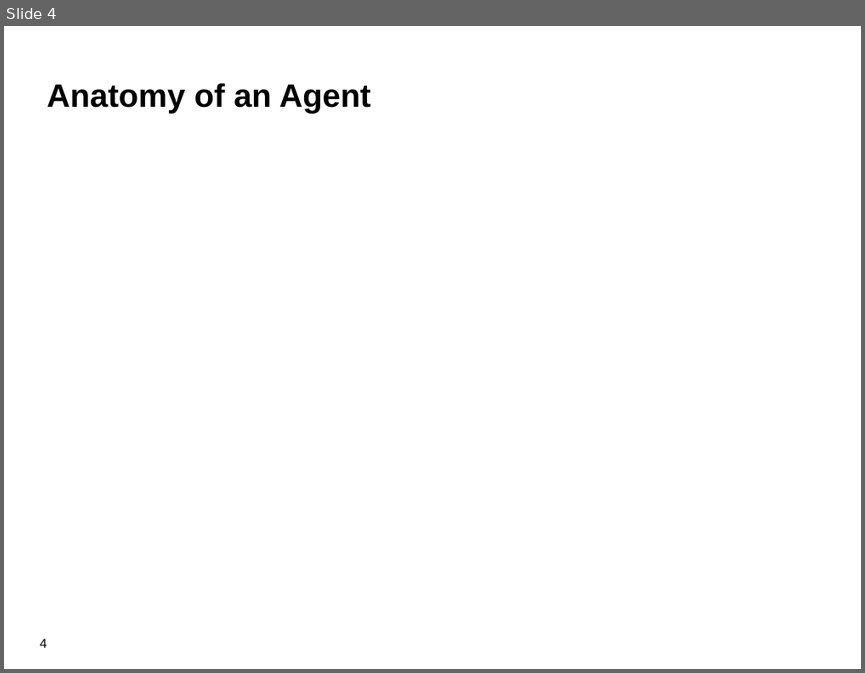
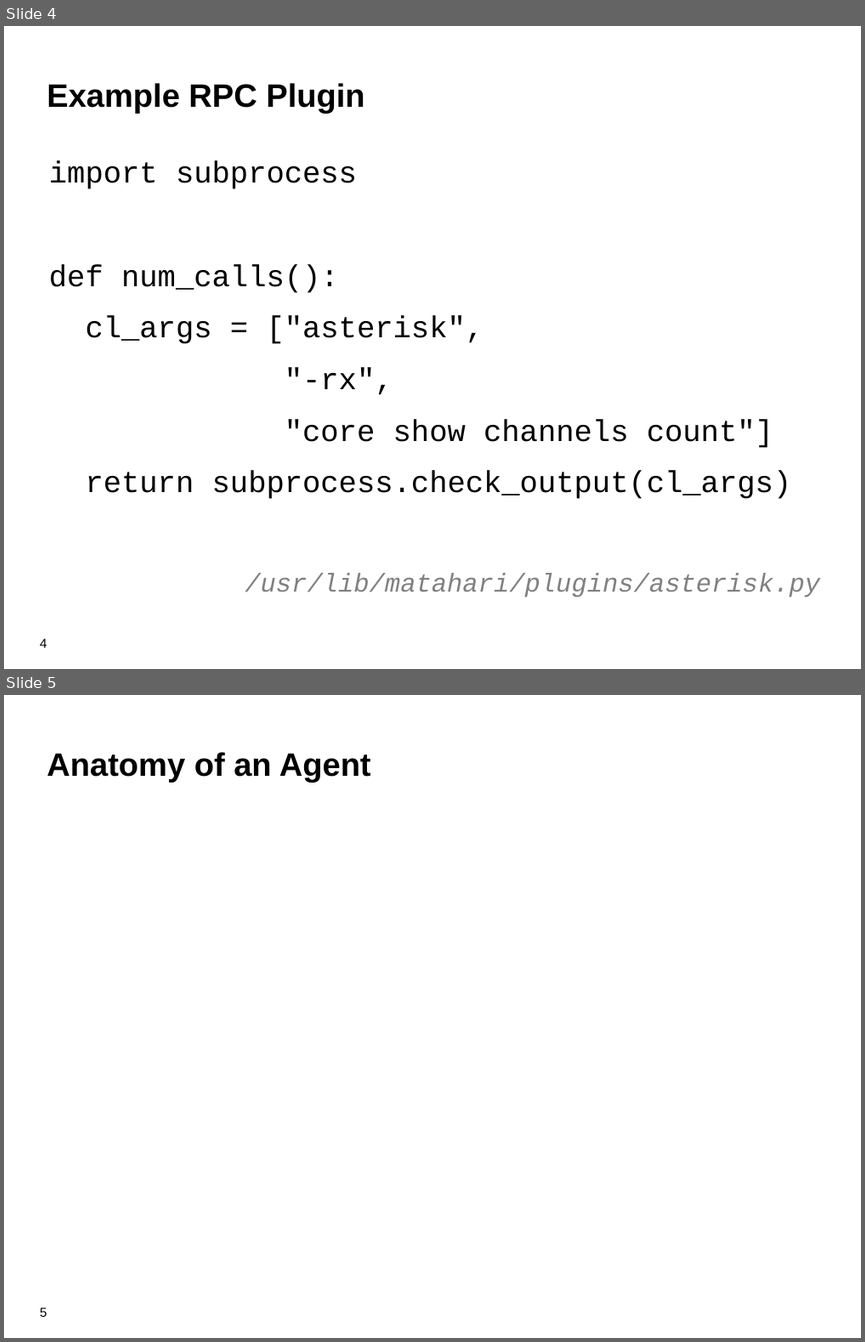
Before and after one commit to zaneb/presentations, a slide deck: matahari-fosdem2012.odp. Shown one above the other, each under a label of ours: slide 4 before the commit, slides 4 and 5 after it. The pictures are 865x673 and 865x1342 pixels, drawn with LibreOffice and Linux fonts; fonts in the diff are those of the drawing; background and template pictures are left out. Boxes give left, top, right and bottom in pixels: in the first picture for what was removed or moved away, otherwise in the second. Text is boxed around its words. In the diff, an @@ line names an element or a change of style, - is before the commit and + after.

Commit message:
Added examples
* Schema
* RPC plugin
* Shell session

```diff
--- a/matahari-fosdem2012.odp
+++ b/matahari-fosdem2012.odp
@@ slide 4 added at (4, 26, 861, 669), background #FFFFFF; not listed: 1 template element that a slide beside it also shows @@
@@ title added at (46, 83, 364, 114), 30 pt, text #000000, bold @@
+Example RPC Plugin
@@ text added at (49, 161, 820, 597), 28 pt, text #000000 @@
+import subprocess
+def num_calls():
+cl_args = ["asterisk",
+"-rx",
+"core show channels count"]
+return subprocess.check_output(cl_args)
+/usr/lib/matahari/plugins/asterisk.py
@@ what was slide 4 is now slide 5 @@
@@ page number at (40, 1307, 46, 1316): text changed @@
-4
+5
```
Also in this commit, not shown: 1 slide changed, 3 other slides added, 1 other file.
